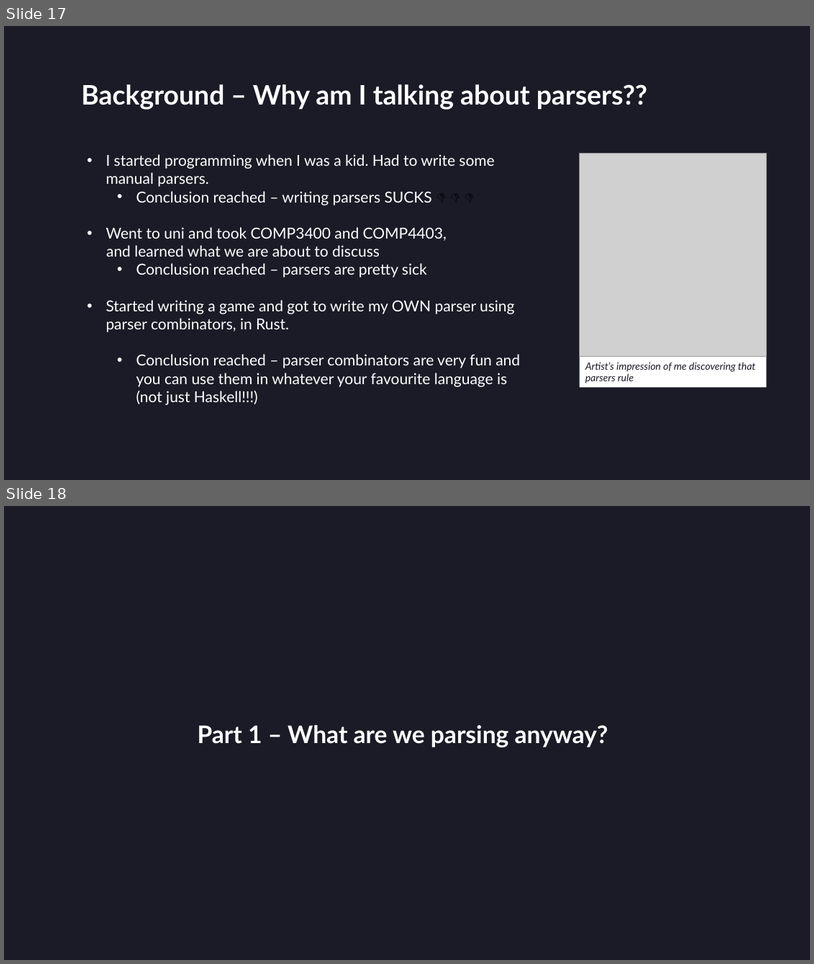
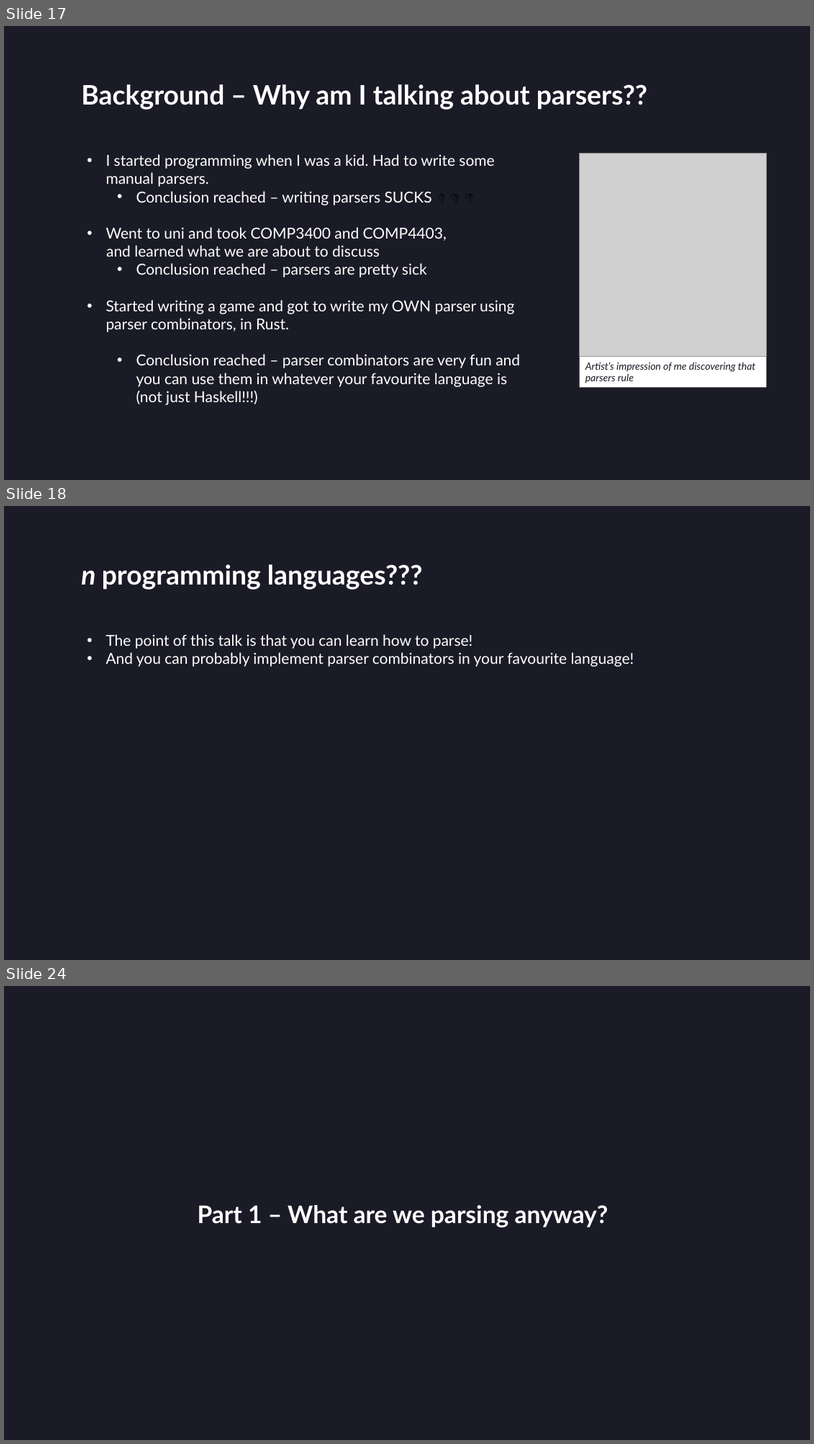
Before and after one commit to villuna/parsers-talk, a slide deck: presentation/presentation.pptx. Shown one above the other, each under a label of ours: slides 17 and 18 before the commit, slides 17, 18 and 24 after it; the slides between them are not shown. The pictures are 814x964 and 814x1444 pixels, drawn with LibreOffice and Linux fonts; fonts in the diff are those of the drawing; grey boxes stand for pictures. Boxes give left, top, right and bottom in pixels: in the first picture for what was removed or moved away, otherwise in the second. Text is boxed around its words. In the diff, an @@ line names an element or a change of style, - is before the commit and + after.

```diff
--- a/presentation/presentation.pptx
+++ b/presentation/presentation.pptx
@@ slide 18 added at (x1=4, y1=506, x2=810, y2=960), background #1A1B26 @@
@@ title added at (x1=81, y1=564, x2=423, y2=590), 32 pt, text #FFFFFF, bold @@
+n programming languages???
@@ text added at (x1=106, y1=634, x2=635, y2=667), 18 pt, text #FFFFFF @@
+• The point of this talk is that you can learn how to parse!
+• And you can probably implement parser combinators in your favourite language!
@@ what was slide 18 is now slide 24 @@
```
Also in this commit, not shown: 5 slides changed, 84 other slides added, 1 slide removed, 4 other files.
